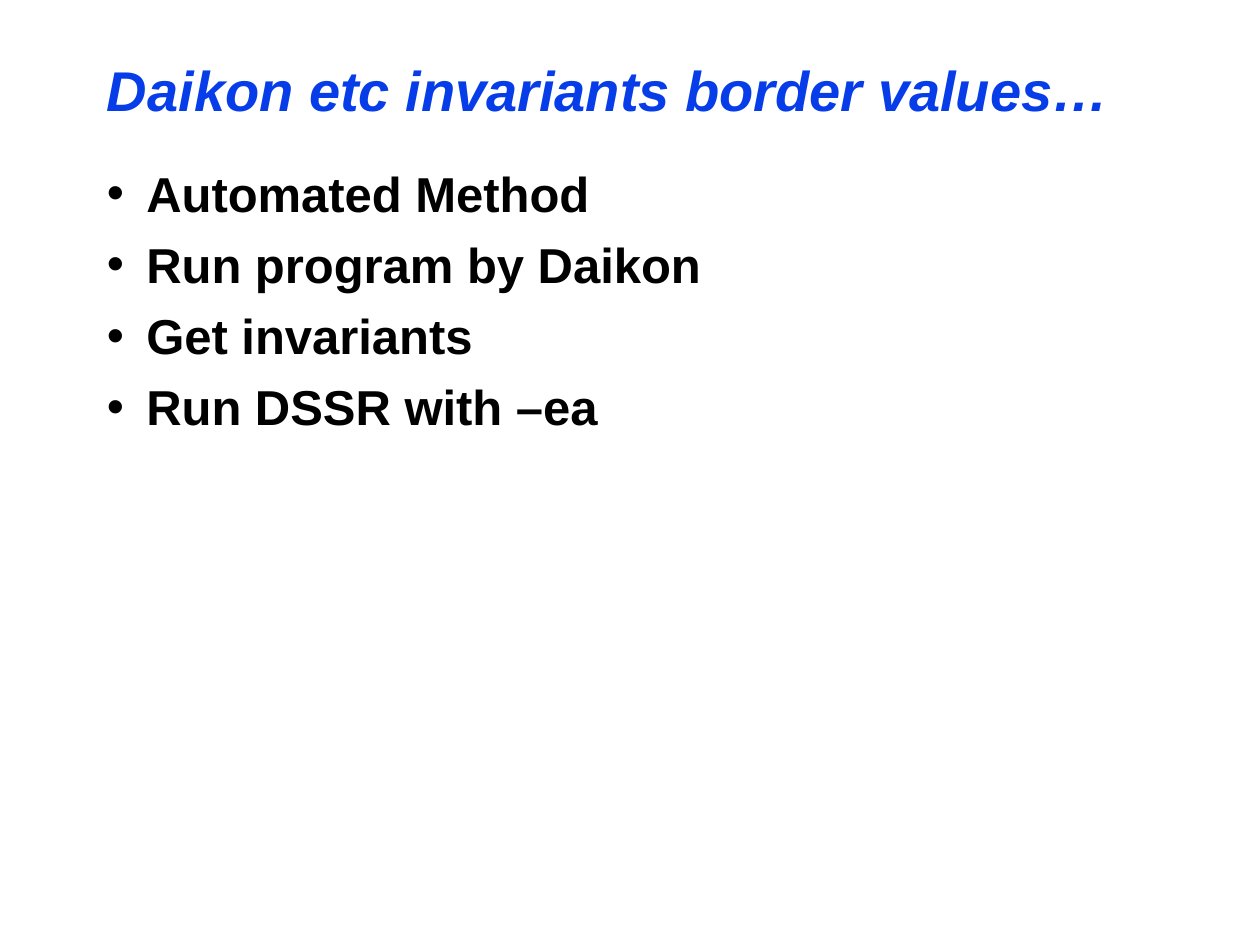
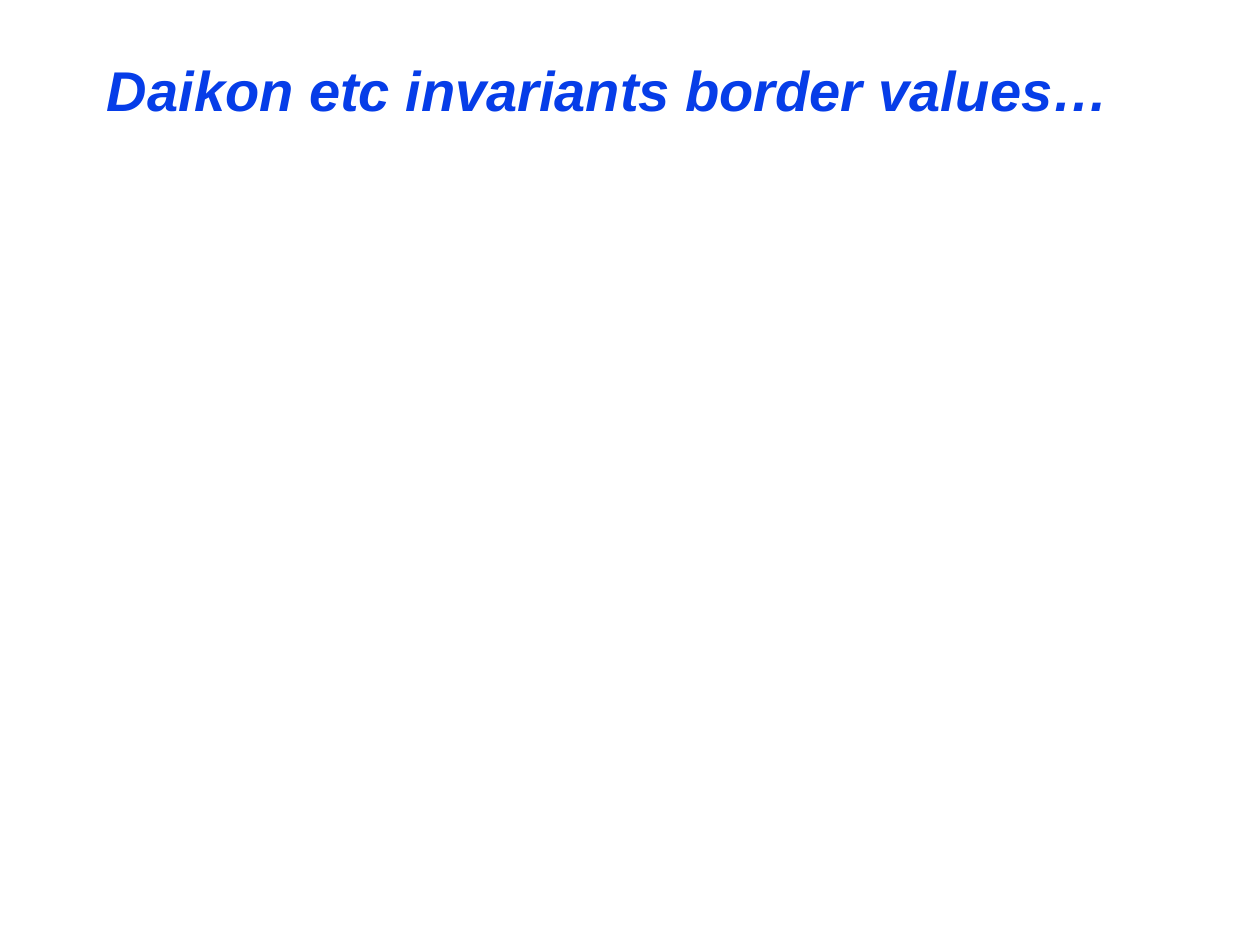
Before and after one commit to maochy/yeti-test, a slide deck: slide 17 of ThesisSeminar/ThesisSeminar.ppt (slide 19 before the commit). Drawn at 1260x945 pixels with LibreOffice and Linux fonts; fonts in the diff are those of the drawing. Boxes give left, top, right and bottom in pixels: in the first picture for what was removed or moved away, otherwise in the second. Text is boxed around its words. In the diff, an @@ line names an element or a change of style, - is before the commit and + after.

```diff
--- a/ThesisSeminar/ThesisSeminar.ppt
+++ b/ThesisSeminar/ThesisSeminar.ppt
@@ text removed at box(146, 176, 701, 426) @@
-• Automated Method
-• Run program by Daikon
-• Get invariants
-• Run DSSR with –ea
```
Also in this commit, not shown: 4 other slides changed, 5 slides added, 7 slides removed.
